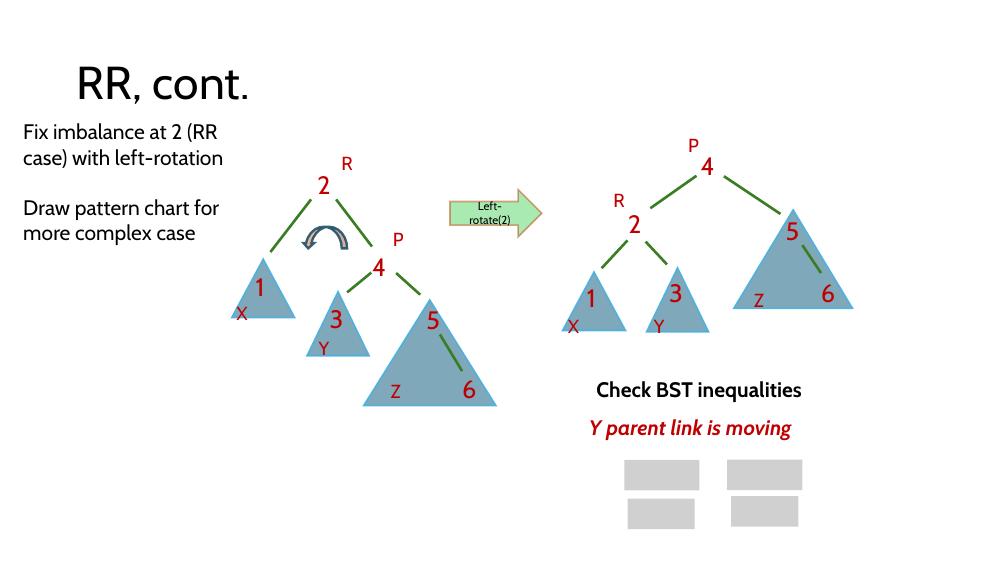
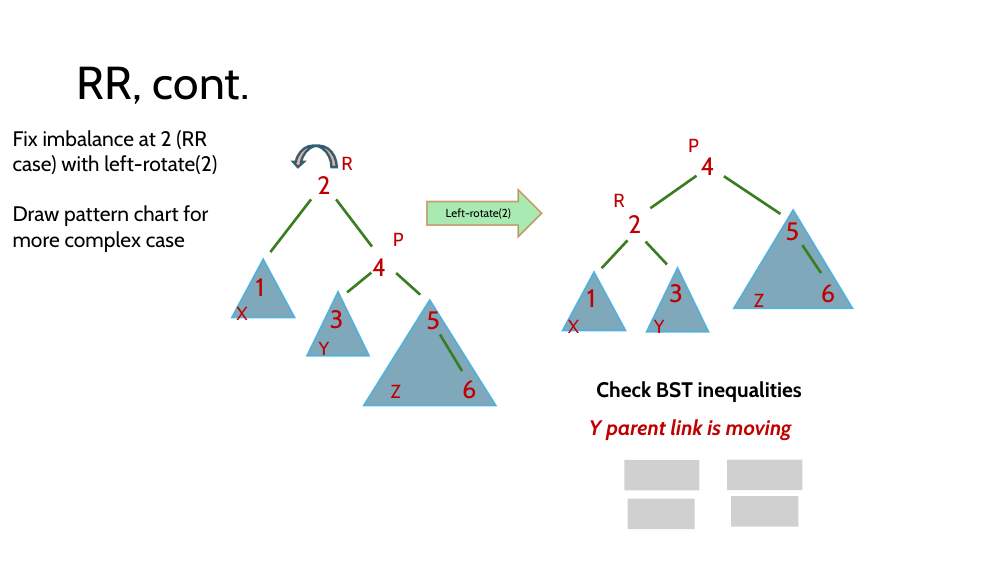
Before and after one commit to comp210ss2/comp210ss2.github.io, a slide deck: slide 15 of slides/L14_15.pptx. Drawn at 1008x567 pixels with LibreOffice and Linux fonts; fonts in the diff are those of the drawing; grey boxes stand for pictures. Boxes give left, top, right and bottom in pixels: in the first picture for what was removed or moved away, otherwise in the second. Text is boxed around its words. In the diff, an @@ line names an element or a change of style, - is before the commit and + after.

```diff
--- a/slides/L14_15.pptx
+++ b/slides/L14_15.pptx
@@ text "Fix imbalance at 2 (RR ...": place and size @@
-text "Fix imbalance at 2 (RR ..." at box(23, 123, 223, 245)
+text "Fix imbalance at 2 (RR ..." at box(13, 130, 217, 252)
@@ text at box(13, 130, 217, 174): text changed @@
-Fix imbalance at 2 (RR case) with left-rotation
+Fix imbalance at 2 (RR case) with left-rotate(2)
@@ curved right arrow: place and size @@
-curved right arrow at box(303, 227, 348, 249)
+curved right arrow at box(293, 145, 337, 167)
@@ right arrow "Left-rotate(2)": place and size @@
-right arrow "Left-rotate(2)" at box(450, 190, 541, 237)
+right arrow "Left-rotate(2)" at box(427, 190, 542, 237)
```
Also in this commit, not shown: 12 other slides changed, 9 slides added, 2 other files.
